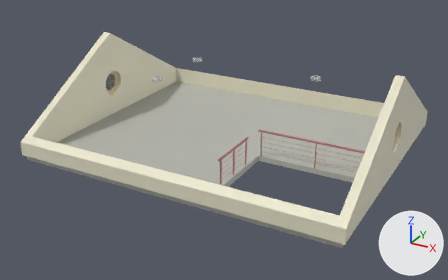
Before and after pictures for a commit that changed the glTF model House2F.glb.
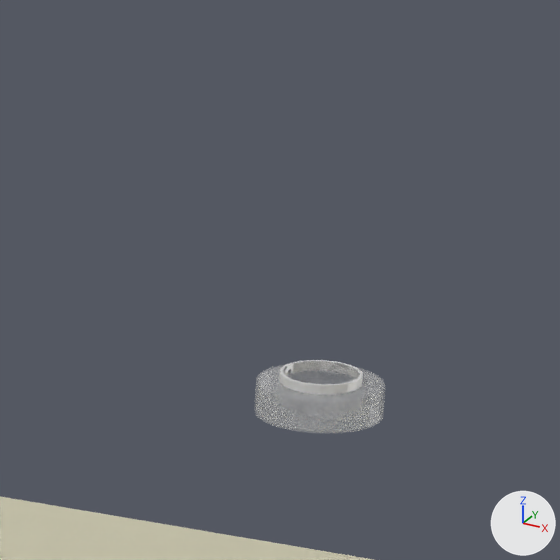
The first picture shows the older version from a camera (50 mm lens) standing at (10.08, -19.16, 13.43) and looking at (-0.06, -0.71, 4.2). The close-ups show both versions on the part from 64% to 75% of the width and 16% to 33% of the height of that picture; other places that the commit changed are outside them. The lights are fixed; the arrows at lower right show +X, +Y and +Z. Objects named as collision shapes, trigger or cutter boxes, shadow casters or lower levels of detail are left out. Where no turn or scale is listed for an object, it has been applied to the vertices.

Names of what the first close-up shows: '2F-L03', 'IfcWallStandardCase/2F4'.
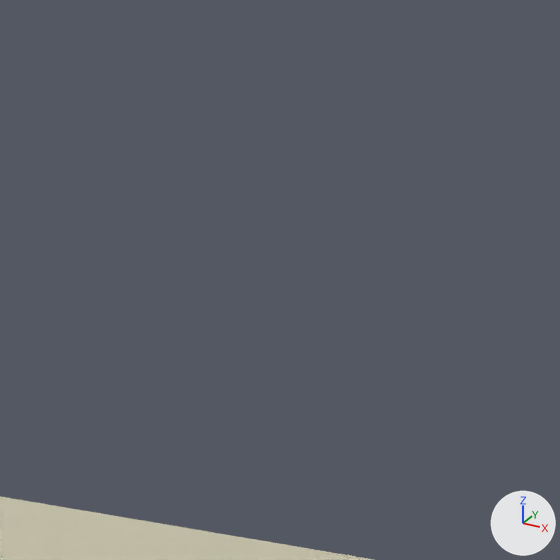
Location of each change, (x1, y1, x2, y2) in pixels of the close-ups (560 x 560 px):
'2F-L03', deleted: before (254, 360, 385, 434)
    faces in mat_glass__white__high_luminance_001 (white #e7e7e7): (254, 361, 385, 434)
    faces in mat_steel__paint_finish__dark_gray__matte_001 (white #e7e7e7): (279, 360, 363, 395)

Diff of the bpy script that builds the scene:
```diff
--- a/House2F.glb.py
+++ b/House2F.glb.py
@@ ob_2f_l03 @@
-ob_2f_l03 = bpy.data.objects.new('2F-L03', me_102_482577_044)
-ob_2f_l03.location = (2.56, 1.47, 6.46)
```
